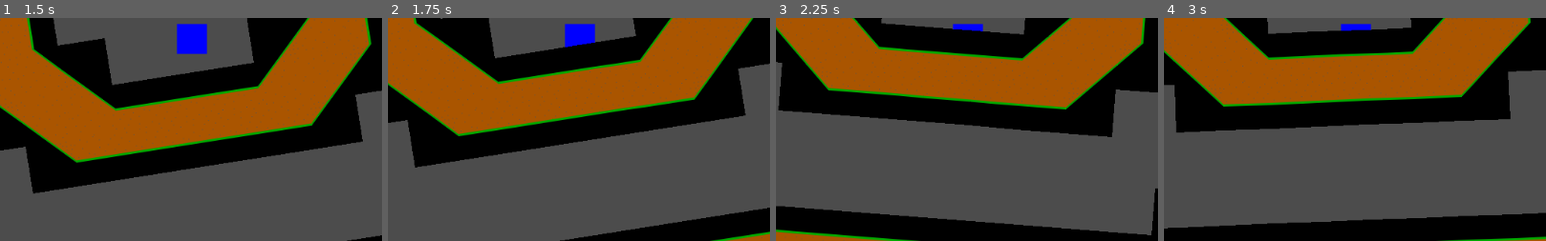
Above: before the commit, frames 1-4 (left to right).
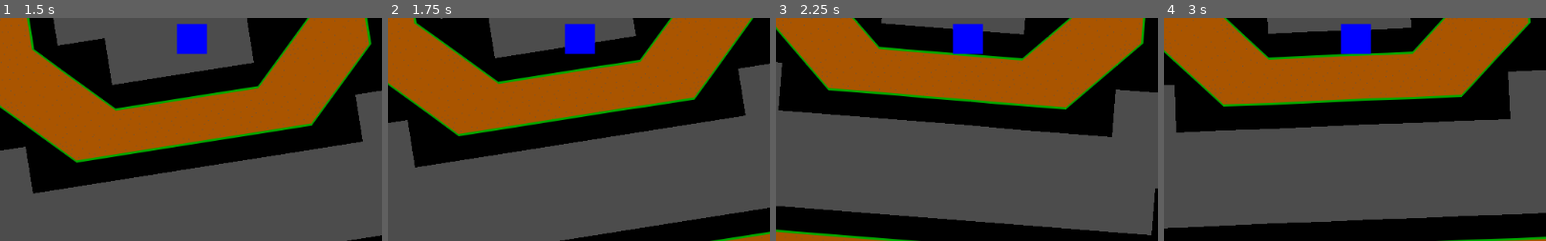
Above: after the commit, the same moments.

Repository: lwhjp/grun
Game: Godot game, scene res://Main.tscn
The game is run twice, just before and just after one commit, with the same random seed, the same clock (stepped at 60 frames per second) and the same inputs.
Inputs (mouse positions are % of the whole screen's width and height, from its top left):
- Up to frame 1 (1.5 s): move the mouse to (55, 50) at 0.52 s; move the mouse to (45, 50) at 1.27 s
- Up to frame 2 (1.75 s): no input
- Up to frame 3 (2.25 s): move the mouse to (52, 48) at 2.02 s
- Up to frame 4 (3 s): tap Enter at 2.75 s; move the mouse to (49, 52) at 2.77 s
The pictures show only the part of the screen within x 25-75%, y 45-95%; the shares and areas given below are measured in that part.

Frame 1 is identical in both runs. In frame 2, 0.3% of the frame differs, in the area x 46-55%, y 11-17%; in frame 3, 0.9%; in frame 4, 0.9%, in the area x 46-55%, y 5-17%.

Commit message:
player in front

Diff:
--- a/GravityRunner/Main.tscn
+++ b/GravityRunner/Main.tscn
@@ -5,10 +5,20 @@
 [ext_resource path="res://Main.gd" type="Script" id=3]
 
 [sub_resource type="RectangleShape2D" id=1]
-extents = Vector2( 2151.75, 2205.93 )
+extents = Vector2( 1024, 1024 )
 
 [node name="Main" type="Node"]
 script = ExtResource( 3 )
+
+[node name="WorldGravity" type="Area2D" parent="."]
+visible = false
+space_override = 3
+
+[node name="CollisionShape2D" type="CollisionShape2D" parent="WorldGravity"]
+position = Vector2( 1024, 1024 )
+shape = SubResource( 1 )
+
+[node name="Map01" parent="." instance=ExtResource( 2 )]
 
 [node name="Player" parent="." instance=ExtResource( 1 )]
 position = Vector2( 1452.52, 1452.42 )
@@ -16,11 +26,3 @@
 [node name="Camera" type="Camera2D" parent="Player"]
 rotating = true
 current = true
-
-[node name="WorldGravity" type="Area2D" parent="."]
-space_override = 3
-
-[node name="CollisionShape2D" type="CollisionShape2D" parent="WorldGravity"]
-shape = SubResource( 1 )
-
-[node name="Map01" parent="." instance=ExtResource( 2 )]
--- a/GravityRunner/Map01.tscn
+++ b/GravityRunner/Map01.tscn
@@ -163,12 +163,7 @@
 } ]
 0/z_index = 0
 
-[node name="Map01" type="Node2D"]
-__meta__ = {
-"_edit_group_": true
-}
-
-[node name="TileMap" type="TileMap" parent="."]
+[node name="Map01" type="TileMap"]
 tile_set = SubResource( 1 )
 format = 1
 tile_data = PoolIntArray( 0, 0, 196609, 1, 0, 3, 2, 0, 3, 3, 0, 3, 4, 0, 3, 5, 0, 3, 6, 0, 3, 7, 0, 3, 8, 0, 3, 9, 0, 3 …(10833 unchanged characters)…
